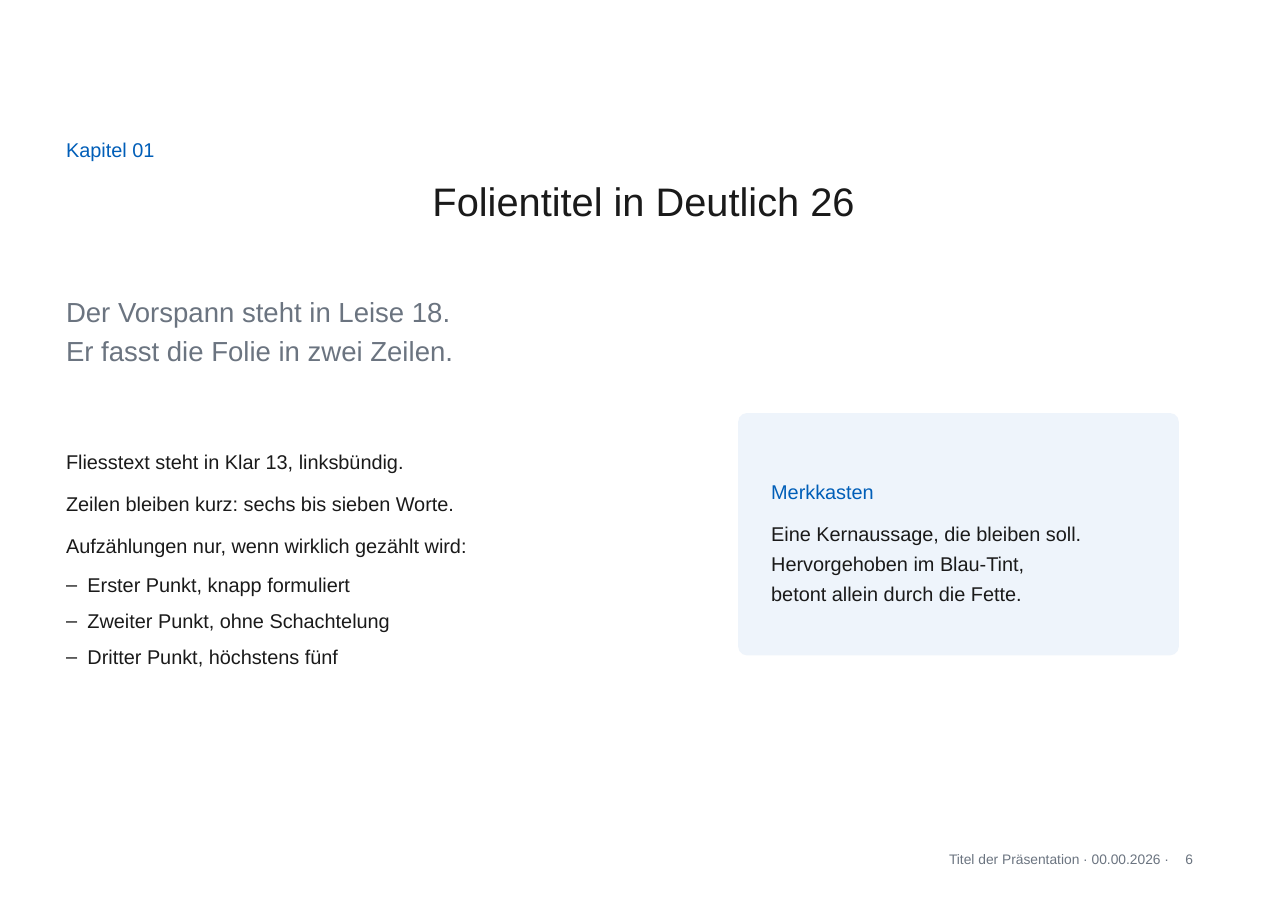
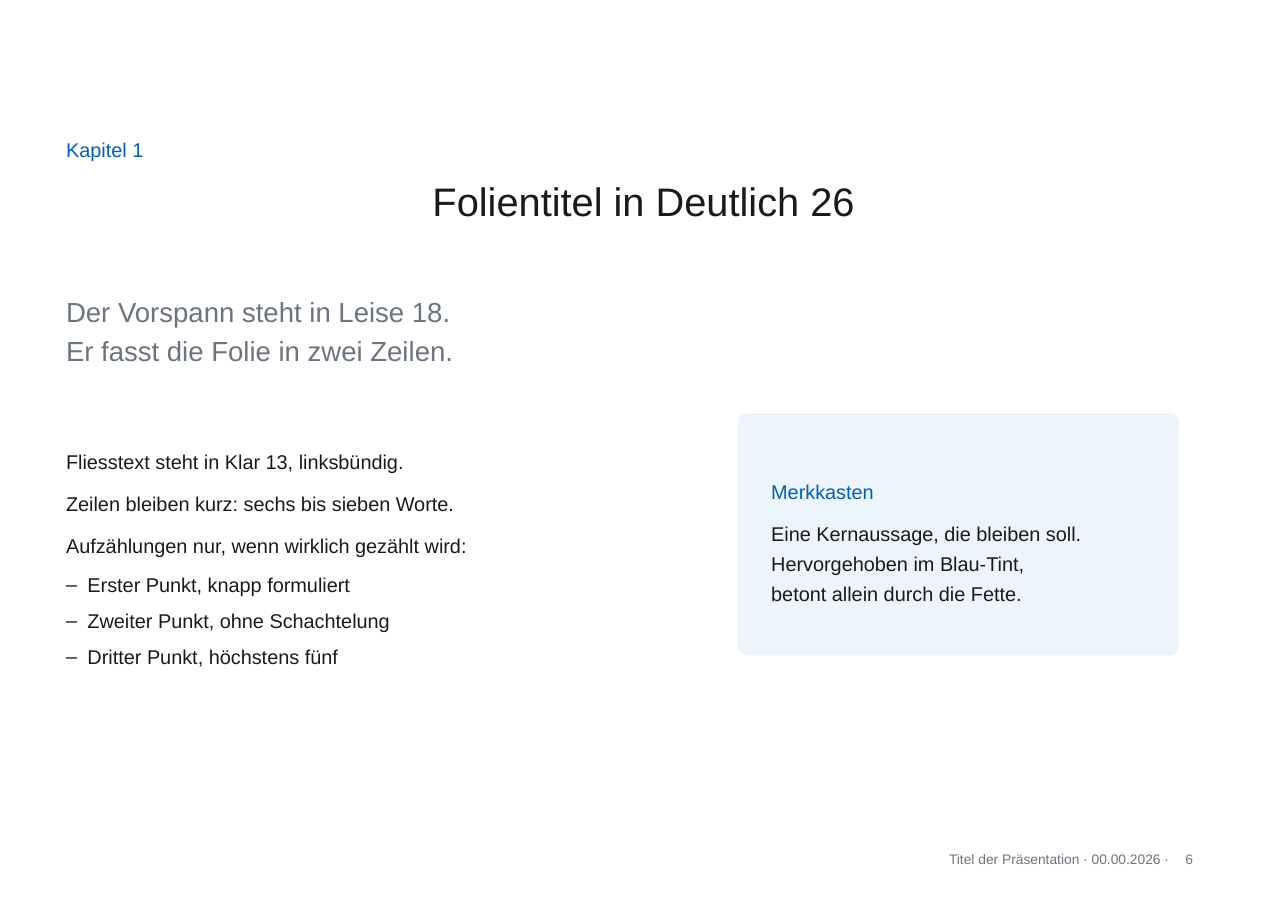
Before and after one commit to phtok/goeloggen, a slide deck: slide 6 of assets/templates/GoetheanumVorlageA4.pptx. Drawn at 1288x911 pixels with LibreOffice and Linux fonts; fonts in the diff are those of the drawing; background and template pictures are left out. Boxes give left, top, right and bottom in pixels: in the first picture for what was removed or moved away, otherwise in the second. Text is boxed around its words. In the diff, an @@ line names an element or a change of style, - is before the commit and + after.

```diff
--- a/assets/templates/GoetheanumVorlageA4.pptx
+++ b/assets/templates/GoetheanumVorlageA4.pptx
@@ text at <box>66,142,143,161</box>: text changed @@
-Kapitel 01
+Kapitel 1
```
Also in this commit, not shown: 3 other slides changed, 1 other file.
